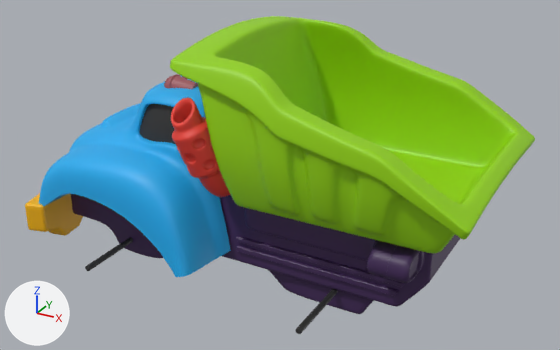
Two versions of the FBX model KraftonEngine/Asset/Mesh/Vehicles/Truck/Kids Truck.fbx, one commit apart.
Both versions are drawn from a 50 mm camera at (0.303, -0.458, 0.339) aimed at (0.052, 0.0, 0.11). Lighting does not change. The marker at lower left points along +X, +Y and +Z. The older version comes first. Where no turn or scale is listed for an object, it has been applied to the vertices. Vertices at exactly the same position are counted once.

Names of what the first picture shows: 'korpus_'.
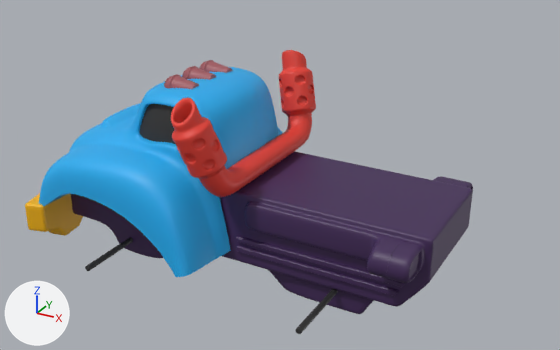
The change, as JSON lines over the scene's bpy script:
```json
{"block": "me_mesh_026", "where": "# used by ob_korpus; location = (0.0599, 0.0447, 0.0838)"}
{"op": "remove", "block": "me_mesh_026", "code": "me_mesh_026.from_pydata(...)  # 58279 vertices, 115075 faces; spans x -0.201..0.154, y -0.139..0.049, z -0.047..0.134"}
{"op": "add", "block": "me_mesh_026", "code": "me_mesh_026.from_pydata(...)  # 47909 vertices, 94339 faces; spans x -0.201..0.123, y -0.139..0.049, z -0.047..0.101"}
{"block": "me_mesh_026", "change": "me_mesh_026 part 1: the loose piece of 10370 vertices spanning x -0.048..0.154, y -0.129..0.04, z 0.028..0.134 is deleted"}
{"op": "remove", "block": "me_mesh_026", "code": "me_mesh_026.materials.append(mat_mat1_001)  # green #95d502"}
```

What differs and where, as boxes [x1, y1, x2, y2] in the pictures (560 x 350 px):
```json
{"object": "korpus_", "change": "reshaped", "before": [25, 16, 535, 334], "after": [25, 50, 473, 334], "on screen": "12% narrower, 11% shorter"}
{"part": 1, "of": "me_mesh_026", "change": "deleted", "before": [170, 16, 535, 254], "on screen": "green"}
```
